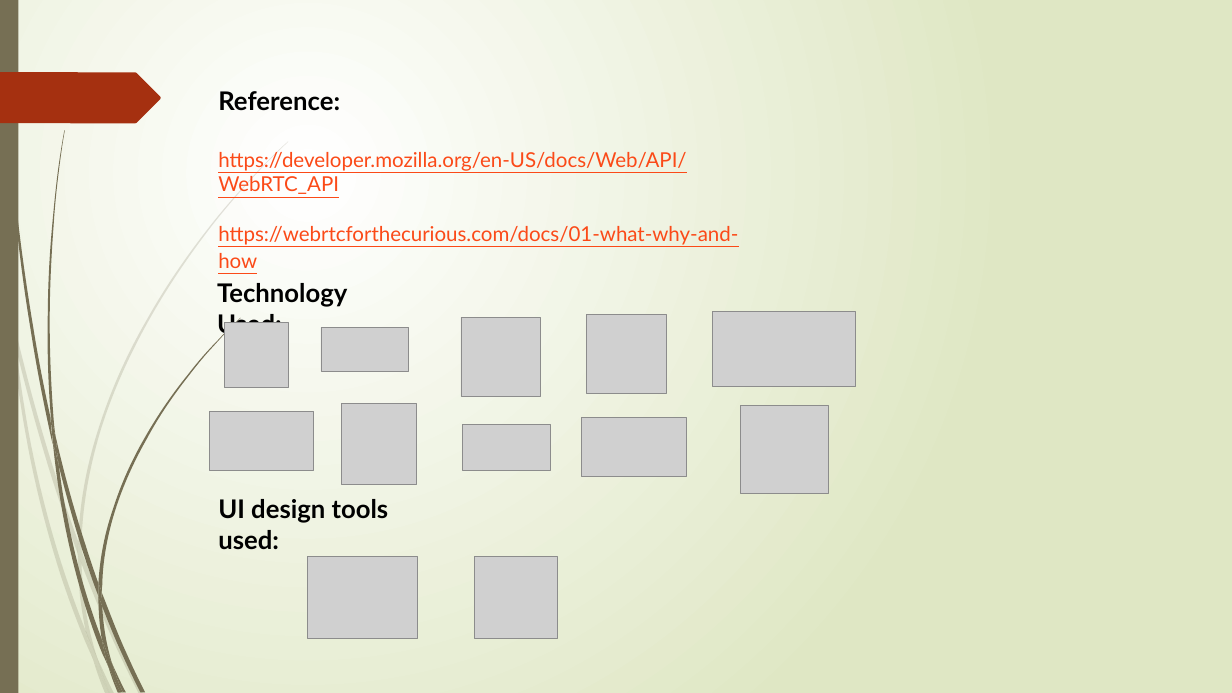
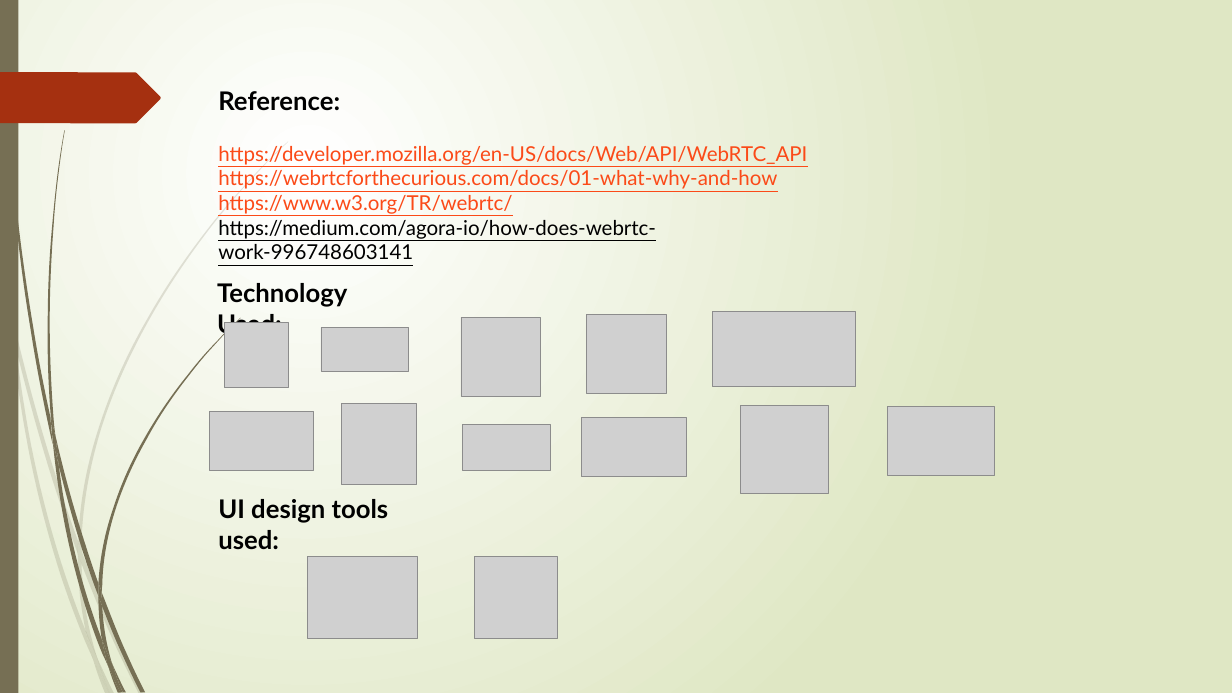
Before and after one commit to ShubhamOulkar/Video-Conferencing-Web-App, a slide deck: slide 16 of report_folder/detail_project_report.pptx (slide 11 before the commit). Drawn at 1232x693 pixels with LibreOffice and Linux fonts; fonts in the diff are those of the drawing; grey boxes stand for pictures. Boxes give left, top, right and bottom in pixels: in the first picture for what was removed or moved away, otherwise in the second. Text is boxed around its words. In the diff, an @@ line names an element or a change of style, - is before the commit and + after.

```diff
--- a/report_folder/detail_project_report.pptx
+++ b/report_folder/detail_project_report.pptx
@@ text at [218,195,656,239]: paragraphs added @@
+https://www.w3.org/TR/webrtc/
+https://medium.com/agora-io/how-does-webrtc-work-996748603141
@@ picture added at [888,407,994,475] @@
```
Also in this commit, not shown: 3 other slides changed, 9 slides added, 4 slides removed, 30 other files.
